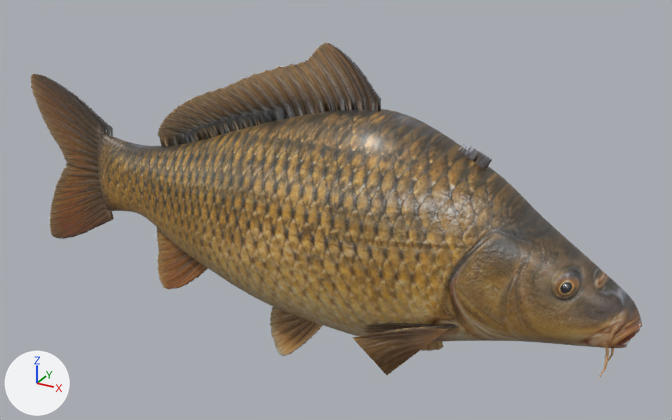
The glTF model assets/models/fish/carp.glb: old version first, new version second.
The view is the same before and after, from a 50 mm lens placed at (0.651, -1.058, 0.567), pointed at (0.053, 0.03, 0.023). The axes (+X, +Y, +Z) are drawn at lower left. The lights are the same throughout. The first picture is the older version. Vertices at exactly the same position are counted once.

Before the edit, the objects in view are built like this:
```python
me_carp_reconstructed_body_003 = bpy.data.meshes.new('carp reconstructed body.003')
me_carp_reconstructed_body_003.from_pydata(...)  # 43134 vertices, 86070 faces; spans x -0.5..0.5, y -0.095..0.095, z -0.232..0.275
# faces by material slot: [7980, 76266, 1824]
me_carp_reconstructed_body_003.materials.append(mat_carp_photographic_skin_003)
me_carp_reconstructed_body_003.materials.append(mat_carp_fin_membranes_003)  # picture img_carp_photographic
me_carp_reconstructed_body_003.materials.append(mat_carp_wet_cornea_003)  # picture img_carp_photographic
ob_carp_realistic_003 = bpy.data.objects.new('carp_realistic.003', me_carp_reconstructed_body_003)
ob_carp_realistic_003.location = (0.0, 0.0, 0.0)
```
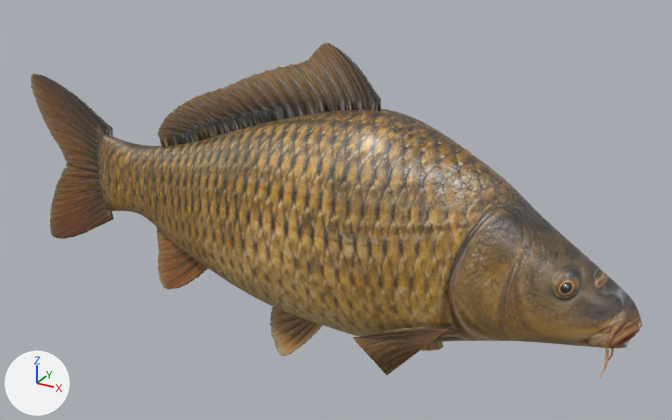
Where the change shows, as pixel boxes (x1, y1, x2, y2) in the pictures (672 x 420 px):
part 1 of me_carp_reconstructed_body_003, deleted
    before: (459, 144, 492, 170)
part 2 of me_carp_reconstructed_body_003, surface changed
    both: (98, 109, 542, 342)

The change, as a diff of the scene's bpy script:
```diff
--- a/assets/models/fish/carp.glb.py
+++ b/assets/models/fish/carp.glb.py
@@ me_carp_reconstructed_body_003 @@
 # used by ob_carp_realistic_003; location = (0.0, 0.0, 0.0)
-me_carp_reconstructed_body_003.from_pydata(...)  # 43134 vertices, 86070 faces; spans x -0.5..0.5, y -0.095..0.095, z -0.232..0.275
+me_carp_reconstructed_body_003.from_pydata(...)  # 41630 vertices, 82996 faces; spans x -0.5..0.5, y -0.095..0.095, z -0.232..0.275
+# me_carp_reconstructed_body_003 part 1: 1006 vertices removed from x 0.158..0.293, y -0.001..0.001, z 0.133..0.192
+# me_carp_reconstructed_body_003 part 2: 4657 kept faces spanning x -0.356..0.374, y -0.094..0.094, z -0.146..0.194 get new texture (UV) coordinates
+# other edits to the shape of me_carp_reconstructed_body_003 do not show in these pictures
 me_carp_reconstructed_body_003.materials.append(mat_carp_photographic_skin_003)
```
